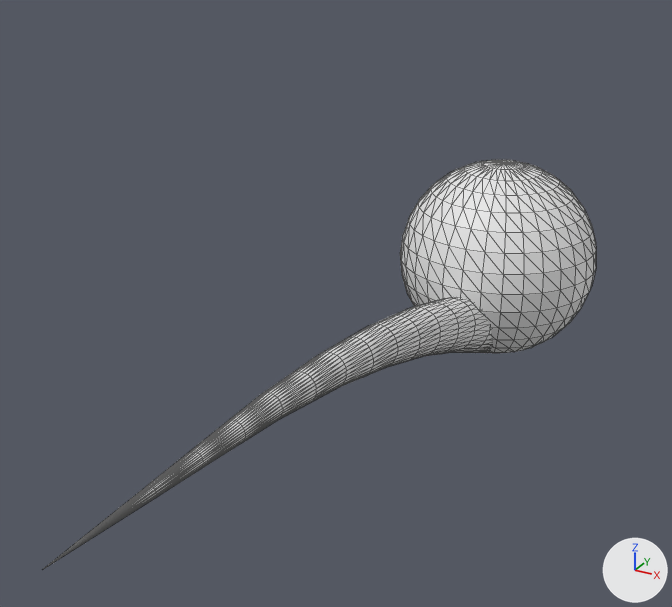
What one commit did to the glTF model public/models/beakWithBall.glb.
Camera for both pictures: a camera (50 mm lens) standing at (0.0916, -0.0761, 0.0917) and looking at (-0.0106, 0.1096, -0.0011). Lighting does not change. The marker at lower right points along +X, +Y and +Z. Both versions are drawn at frame 8 of the action 'SphereShake'; the numbers are the values there. Mesh edges are drawn as thin lines.
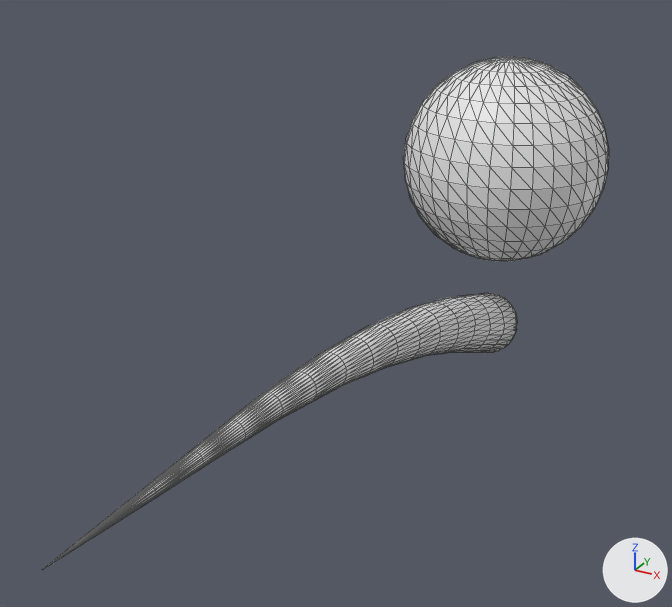
Changed parts and their boxes (x1, y1, x2, y2) in the pictures (672 x 607 px):
'Sphere', moved
    before: (400, 160, 596, 353)
    after: (403, 57, 609, 261)

Edits to the bpy script that builds the scene:
```text
Change ob_sphere:
    ob_sphere.location: (0.0, 0.1995, -0.0168) -> (0.0, 0.1997, 0.0154)
```
